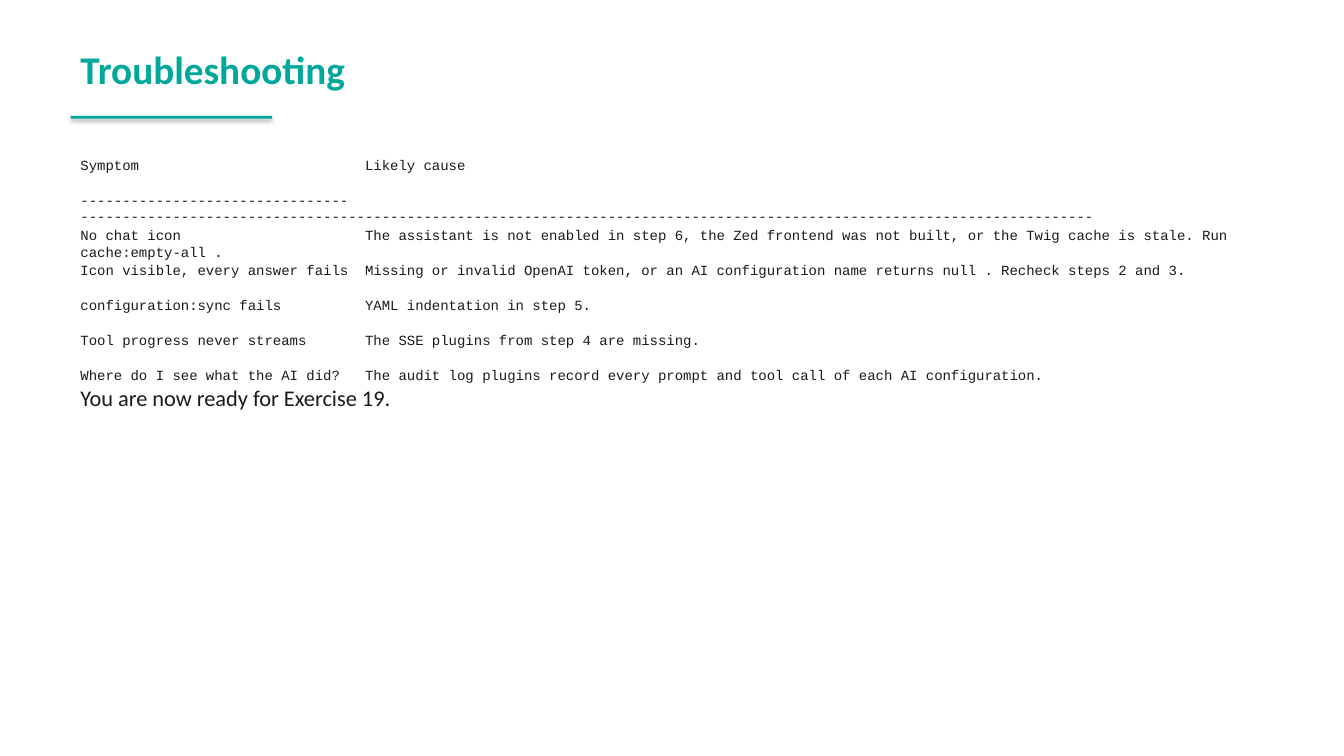
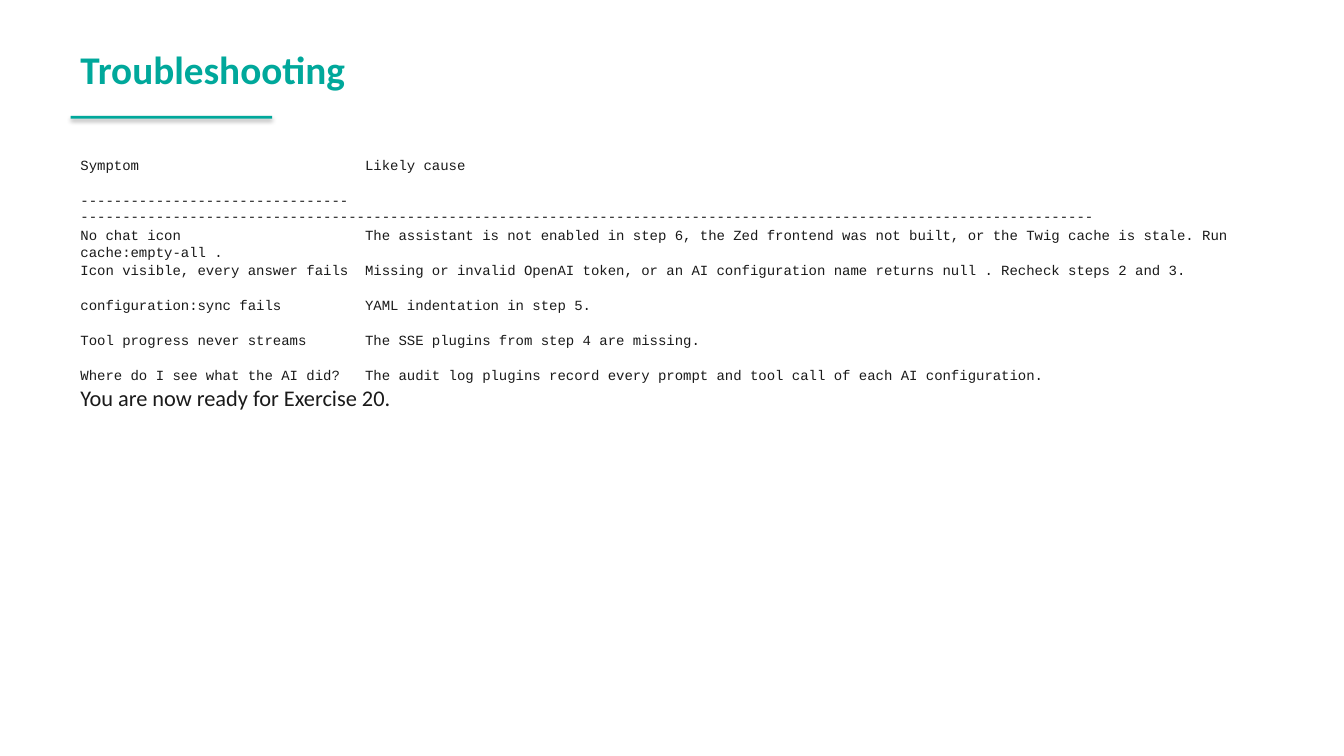
Before and after one commit to spryker-academy/instructor-exercises, a slide deck: slide 30 of guides-pptx/spryker-academy-ai.pptx. Drawn at 1344x756 pixels with LibreOffice and Linux fonts; fonts in the diff are those of the drawing. Boxes give left, top, right and bottom in pixels: in the first picture for what was removed or moved away, otherwise in the second. Text is boxed around its words. In the diff, an @@ line names an element or a change of style, - is before the commit and + after.

```diff
--- a/guides-pptx/spryker-academy-ai.pptx
+++ b/guides-pptx/spryker-academy-ai.pptx
@@ text at [80, 390, 390, 410]: text changed @@
-You are now ready for Exercise 19.
+You are now ready for Exercise 20.
```
Also in this commit, not shown: 9 other slides changed, 18 slides added, 11 other files.
